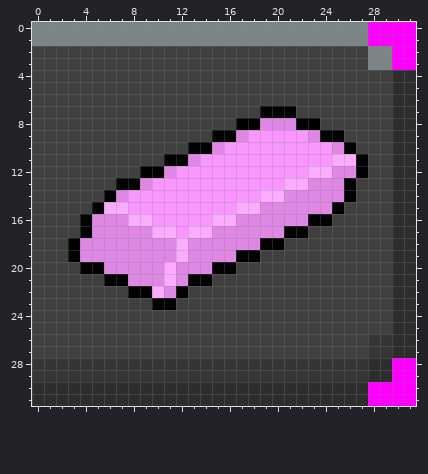
A pixel-art sprite gets an edit: gfx/ui_eraser.png. Above, as it was before the edit.
The file is 32x32 pixels. Colours within 5 levels of each other are drawn and written as one.
The result:
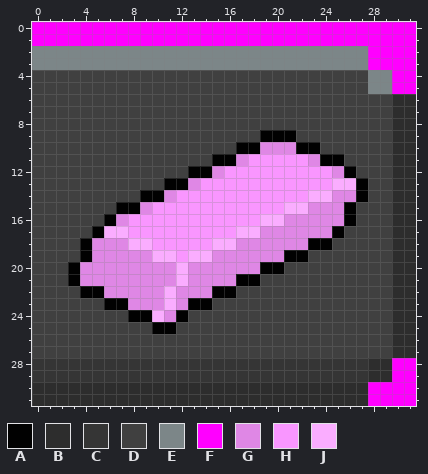
Palette (. is transparent): A #010101  B #2d2d2d  C #353535  D #404040  E #7c8688  F #ff00ff  G #df87e5  H #f996ff  J #faadff
Edits made:
@@ x 0..31 @@
- 0 EEEEEEEEEEEEEEEEEEEEEEEEEEEEFFFF
- 1 EEEEEEEEEEEEEEEEEEEEEEEEEEEEFFFF
- 2 DDDDDDDDDDDDDDDDDDDDDDDDDDDDEEFF
- 3 DDDDDDDDDDDDDDDDDDDDDDDDDDDDEEFF
- 4 DDDDDDDDDDDDDDDDDDDDDDDDDDDDDDBB
- 5 DDDDDDDDDDDDDDDDDDDDDDDDDDDDDDBB
+ 0 FFFFFFFFFFFFFFFFFFFFFFFFFFFFFFFF
+ 1 FFFFFFFFFFFFFFFFFFFFFFFFFFFFFFFF
+ 2 EEEEEEEEEEEEEEEEEEEEEEEEEEEEFFFF
+ 3 EEEEEEEEEEEEEEEEEEEEEEEEEEEEFFFF
+ 4 DDDDDDDDDDDDDDDDDDDDDDDDDDDDEEFF
+ 5 DDDDDDDDDDDDDDDDDDDDDDDDDDDDEEFF
  6 DDDDDDDDDDDDDDDDDDDDDDDDDDDDDDBB
- 7 DDDDDDDDDDDDDDDDDDDAAADDDDDDDDBB
- 8 DDDDDDDDDDDDDDDDDAAGGGAADDDDDDBB
- 9 DDDDDDDDDDDDDDDAAGHHHHHGAADDDDBB
-10 DDDDDDDDDDDDDAAGHHHHHHHHHGADDDBB
-11 DDDDDDDDDDDAAGHHHHHHHHHHHJJADDBB
-12 DDDDDDDDDAAGHHHHHHHHHHHJJGGADDBB
-13 DDDDDDDAAGHHHHHHHHHHHJJGGGADDDBB
-14 DDDDDDAGHHHHHHHHHHHJJGGGGGADDDBB
-15 DDDDDAJJHHHHHHHHHJJGGGGGGADDDDBB
-16 DDDDAGGGJJHHHHHJJGGGGGGAADDDDDBB
-17 DDDDAGGGGGJJHJJGGGGGGAADDDDDDDBB
-18 DDDAGGGGGGGGJGGGGGGAADDDDDDDDDBB
-19 DDDAGGGGGGGGJGGGGAADDDDDDDDDDDBB
-20 DDDDAAGGGGGJGGGAADDDDDDDDDDDDDBB
-21 DDDDDDAAGGGJGAADDDDDDDDDDDDDDDBB
-22 DDDDDDDDAAJGADDDDDDDDDDDDDDDDDBB
-23 DDDDDDDDDDAADDDDDDDDDDDDDDDDDDBB
-24 DDDDDDDDDDDDDDDDDDDDDDDDDDDDDDBB
-25 DDDDDDDDDDDDDDDDDDDDDDDDDDDDDDBB
-26 DDDDDDDDDDDDDDDDDDDDDDDDDDDDCCBB
-27 DDDDDDDDDDDDDDDDDDDDDDDDDDDDCCBB
+ 7 DDDDDDDDDDDDDDDDDDDDDDDDDDDDDDBB
+ 8 DDDDDDDDDDDDDDDDDDDDDDDDDDDDDDBB
+ 9 DDDDDDDDDDDDDDDDDDDAAADDDDDDDDBB
+10 DDDDDDDDDDDDDDDDDAAGGGAADDDDDDBB
+11 DDDDDDDDDDDDDDDAAGHHHHHGAADDDDBB
+12 DDDDDDDDDDDDDAAGHHHHHHHHHGADDDBB
+13 DDDDDDDDDDDAAGHHHHHHHHHHHJJADDBB
+14 DDDDDDDDDAAGHHHHHHHHHHHJJGGADDBB
+15 DDDDDDDAAGHHHHHHHHHHHJJGGGADDDBB
+16 DDDDDDAGHHHHHHHHHHHJJGGGGGADDDBB
+17 DDDDDAJJHHHHHHHHHJJGGGGGGADDDDBB
+18 DDDDAGGGJJHHHHHJJGGGGGGAADDDDDBB
+19 DDDDAGGGGGJJHJJGGGGGGAADDDDDDDBB
+20 DDDAGGGGGGGGJGGGGGGAADDDDDDDDDBB
+21 DDDAGGGGGGGGJGGGGAADDDDDDDDDDDBB
+22 DDDDAAGGGGGJGGGAADDDDDDDDDDDDDBB
+23 DDDDDDAAGGGJGAADDDDDDDDDDDDDDDBB
+24 DDDDDDDDAAJGADDDDDDDDDDDDDDDDDBB
+25 DDDDDDDDDDAADDDDDDDDDDDDDDDDDDBB
+26 DDDDDDDDDDDDDDDDDDDDDDDDDDDDDDBB
+27 DDDDDDDDDDDDDDDDDDDDDDDDDDDDDDBB
 28 CCCCCCCCCCCCCCCCCCCCCCCCCCCCBBFF
Changed places in both pictures, as pixel boxes (x1, y1, x2, y2):
changed: (32, 22, 416, 334)
changed: (368, 334, 392, 358)
